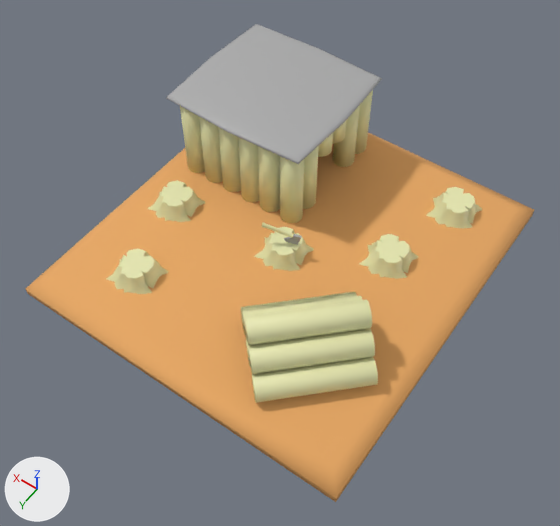
An edit to the glTF model client/models/buildings/forestGatherers.glb, drawn before and after from the same camera.
Before and after are seen from a camera (50 mm lens) standing at (-2.27, 3.32, 4.91) and looking at (-0.1, 0.28, 0.13). Every picture has the same lights, and +X, +Y and +Z are marked at lower left. Where no turn or scale is listed for an object, it has been applied to the vertices. Vertices at the same position are counted once.
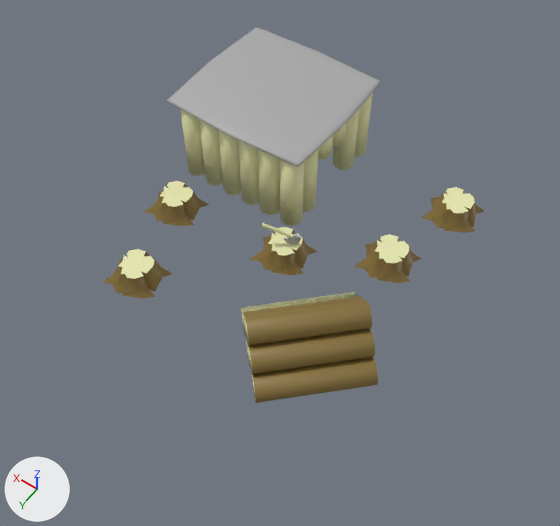
Location of each change, (x1, y1, x2, y2) in pixels of the pictures (560 x 526 px):
'Cube', deleted
    before: (25, 133, 534, 502)
'Cube.001', moved
    before: (166, 24, 382, 164)
    after: (167, 27, 381, 167)
'Cylinder.006', reshaped, moved (8% wider, 143% taller)
    before: (245, 300, 372, 345)
    after: (241, 292, 378, 403)
'Cylinder.005', deleted (beige)
    before: (248, 328, 375, 374)
'Cylinder.003', deleted (beige)
    before: (252, 357, 378, 403)
'Plane.003', surface changed, moved
    before: (106, 248, 168, 294)
    after: (103, 249, 172, 299)
'Plane.004', surface changed, moved
    before: (359, 234, 418, 279)
    after: (355, 234, 421, 283)
'Plane.001', surface changed, moved
    before: (426, 187, 482, 229)
    after: (422, 187, 484, 233)
'Plane', surface changed, moved
    before: (254, 227, 314, 271)
    after: (250, 227, 318, 275)
'Cylinder.004', deleted (beige)
    before: (243, 296, 363, 340)
'Cylinder.001', deleted (beige)
    before: (241, 292, 357, 334)
part 1 of me_cylinder_006, added
    after: (252, 357, 378, 403)
part 2 of me_cylinder_006, added
    after: (241, 292, 357, 332)
part 3 of me_cylinder_006, added
    after: (243, 296, 363, 340)
part 4 of me_cylinder_006, added
    after: (248, 329, 375, 374)
part 5 of me_cylinder_006, recoloured
    both: (246, 302, 372, 345)
part 6 of me_plane, recoloured
    both: (254, 230, 314, 271)
part 7 of me_plane_001, recoloured
    both: (426, 190, 482, 229)
part 8 of me_plane_002, recoloured
    both: (148, 184, 205, 222)
part 9 of me_plane_003, recoloured
    both: (107, 252, 168, 294)
part 10 of me_plane_004, recoloured
    both: (360, 237, 418, 279)

The change, as a list of edits to the scene's bpy script:
```text
Add mat_bark:
    mat_bark = principled_material('bark')
    mat_bark.base_color = (0.253, 0.17, 0.0441)  # yellow #8a733b
Change me_cylinder_006:
    remove me_cylinder_006.from_pydata(...)  # 64 vertices, 124 faces; spans x -0.373..0.373, y -0.373..0.373, z -0.1..0.1
    add me_cylinder_006.from_pydata(...)  # 384 vertices, 744 faces; spans x -0.576..0.573, y -0.573..0.576, z -0.39..0.1
    me_cylinder_006 part 1: the loose piece of 64 vertices spanning x -0.373..0.373, y -0.373..0.373, z -0.1..0.1 is copied, and the copy is moved by (-0.203, 0.203, -0.29); it spans x -0.576..0.17, y -0.17..0.576, z -0.39..-0.19
    me_cylinder_006 part 2: the loose piece of 64 vertices spanning x -0.373..0.373, y -0.373..0.373, z -0.1..0.1 is copied, and the copy is moved by (0.2, -0.2, -0.29); it spans x -0.173..0.573, y -0.573..0.173, z -0.39..-0.19
    me_cylinder_006 part 3: the loose piece of 64 vertices spanning x -0.373..0.373, y -0.373..0.373, z -0.1..0.1 is copied, and the copy is moved by (0.1, -0.1, -0.146); it spans x -0.273..0.474, y -0.474..0.273, z -0.246..-0.046
    me_cylinder_006 part 4: the loose piece of 64 vertices spanning x -0.373..0.373, y -0.373..0.373, z -0.1..0.1 is copied, and the copy is moved by (-0.101, 0.101, -0.146); it spans x -0.474..0.272, y -0.272..0.474, z -0.246..-0.046
    me_cylinder_006 part 5: 64 faces spanning x -0.373..0.373, y -0.373..0.373, z -0.1..0.1 switch from mat_wood (beige #e7e7b0) to mat_bark (yellow #8a733b)
Change me_plane:
    where me_plane.from_pydata(...)  # 60 vertices, 98 faces; spans x -0.239..0.25, y -0.226..0.207, z 0.0..0.168
    me_plane part 6: 80 faces spanning x -0.239..0.25, y -0.226..0.207, z 0.0..0.168 switch from mat_wood (beige #e7e7b0) to mat_bark (yellow #8a733b)
Change me_plane_001:
    where me_plane_001.from_pydata(...)  # 60 vertices, 98 faces; spans x -0.239..0.25, y -0.226..0.207, z 0.0..0.168
    me_plane_001 part 7: 80 faces spanning x -0.239..0.25, y -0.226..0.207, z 0.0..0.168 switch from mat_wood (beige #e7e7b0) to mat_bark (yellow #8a733b)
Change me_plane_002:
    where me_plane_002.from_pydata(...)  # 60 vertices, 98 faces; spans x -0.239..0.25, y -0.226..0.207, z 0.0..0.168
    me_plane_002 part 8: 80 faces spanning x -0.239..0.25, y -0.226..0.207, z 0.0..0.168 switch from mat_wood (beige #e7e7b0) to mat_bark (yellow #8a733b)
Change me_plane_003:
    where me_plane_003.from_pydata(...)  # 60 vertices, 98 faces; spans x -0.239..0.25, y -0.226..0.207, z 0.0..0.168
    me_plane_003 part 9: 80 faces spanning x -0.239..0.25, y -0.226..0.207, z 0.0..0.168 switch from mat_wood (beige #e7e7b0) to mat_bark (yellow #8a733b)
Change me_plane_004:
    where me_plane_004.from_pydata(...)  # 60 vertices, 98 faces; spans x -0.239..0.25, y -0.226..0.207, z 0.0..0.168
    me_plane_004 part 10: 80 faces spanning x -0.239..0.25, y -0.226..0.207, z 0.0..0.168 switch from mat_wood (beige #e7e7b0) to mat_bark (yellow #8a733b)
Remove ob_cylinder_003:
    ob_cylinder_003 = bpy.data.objects.new('Cylinder.003', me_cylinder_004)
Remove ob_cylinder_001:
    ob_cylinder_001 = bpy.data.objects.new('Cylinder.001', me_cylinder_001)
Remove ob_cylinder_004:
    ob_cylinder_004 = bpy.data.objects.new('Cylinder.004', me_cylinder_002)
Remove ob_cylinder_005:
    ob_cylinder_005 = bpy.data.objects.new('Cylinder.005', me_cylinder_005)
Change ob_cylinder_006:
    ob_cylinder_006.location: (-0.692, 0.779, 0.422) -> (-0.692, 0.779, 0.418)
Remove ob_cube:
    ob_cube = bpy.data.objects.new('Cube', me_cube)
Change ob_cube_001:
    ob_cube_001.location: (0.694, -0.762, 0.15) -> (0.694, -0.762, 0.12)
Change ob_plane:
    ob_plane.location: (-0.017, 0.117, 0.0) -> (-0.017, 0.117, -0.004)
Change ob_plane_001:
    ob_plane_001.location: (-0.924, -1.07, 0.0) -> (-0.924, -1.07, -0.004)
Change ob_plane_003:
    ob_plane_003.location: (0.791, 0.973, 0.0) -> (0.791, 0.973, -0.004)
Change ob_plane_004:
    ob_plane_004.location: (-0.742, -0.306, 0.0) -> (-0.742, -0.306, -0.004)
```
